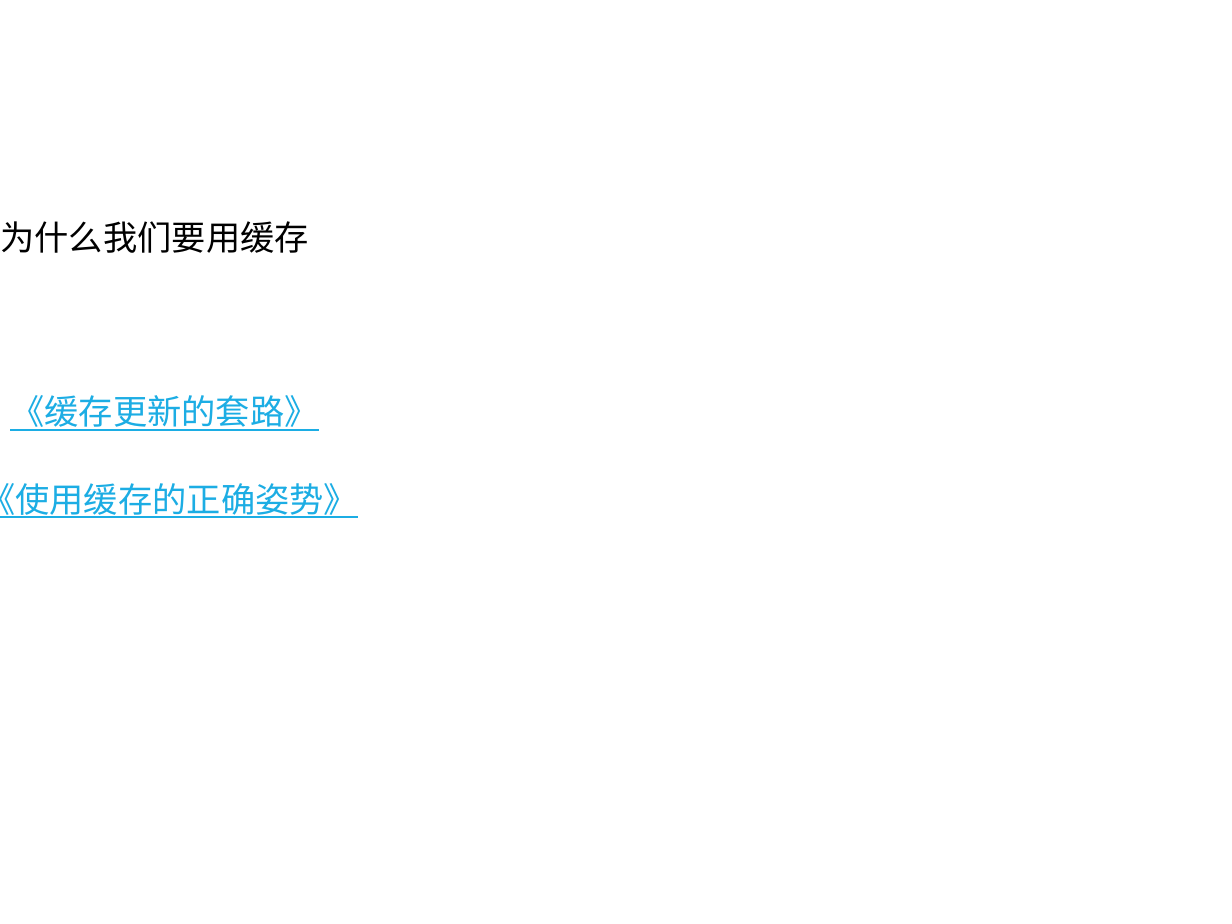
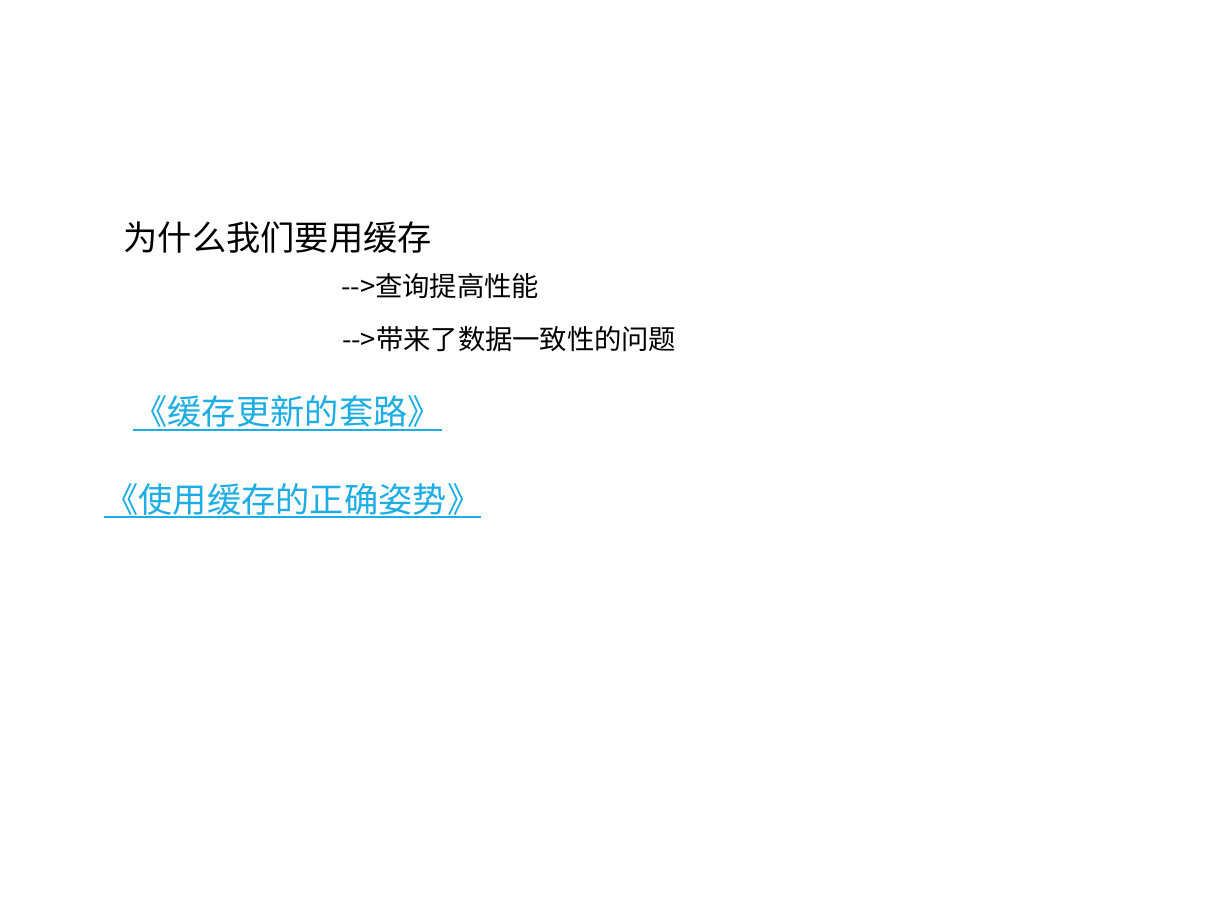
Before and after one commit to HeyFL/xmind, a slide deck: slide 2 of 分享 PPT/缓存架构及常见问题（中）-常见缓存更新方式.ppt. Drawn at 1232x924 pixels with LibreOffice and Linux fonts; fonts in the diff are those of the drawing; background and template pictures are left out. Boxes give left, top, right and bottom in pixels: in the first picture for what was removed or moved away, otherwise in the second. Text is boxed around its words. In the diff, an @@ line names an element or a change of style, - is before the commit and + after.

Commit message:
更新

```diff
--- a/分享 PPT/缓存架构及常见问题（中）-常见缓存更新方式.ppt
+++ b/分享 PPT/缓存架构及常见问题（中）-常见缓存更新方式.ppt
@@ indent changed in 3 elements at [104, 483, 481, 518], [133, 395, 441, 431], [124, 221, 432, 253] @@
@@ text "为什么我们要用缓存": place and size @@
-text "为什么我们要用缓存" at [0, 221, 308, 253]
+text "为什么我们要用缓存" at [124, 221, 432, 253]
@@ text added at [341, 273, 539, 299], 16 pt, text #000000 @@
+-->查询提高性能
@@ text added at [342, 326, 676, 352], 16 pt, text #000000 @@
+-->带来了数据一致性的问题
@@ text "《缓存更新的套路》": place and size @@
-text "《缓存更新的套路》" at [10, 395, 318, 431]
+text "《缓存更新的套路》" at [133, 395, 441, 431]
@@ text "《使用缓存的正确姿势》": place and size @@
-text "《使用缓存的正确姿势》" at [0, 483, 358, 518]
+text "《使用缓存的正确姿势》" at [104, 483, 481, 518]
```
Also in this commit, not shown: 10 other slides changed, 1 slide added.
